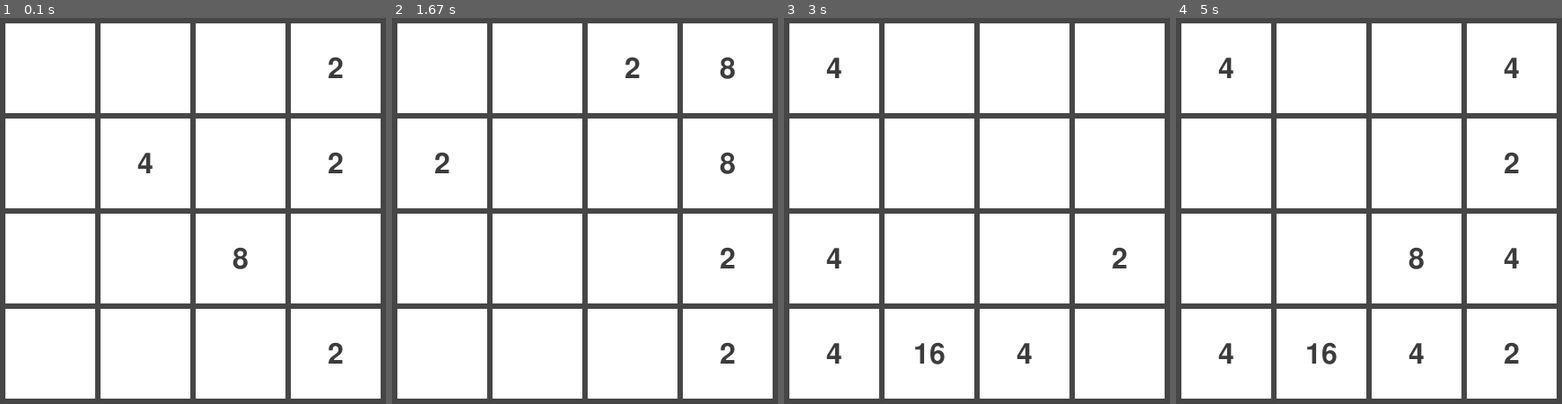
Above: before the commit, frames 1-4 (left to right).
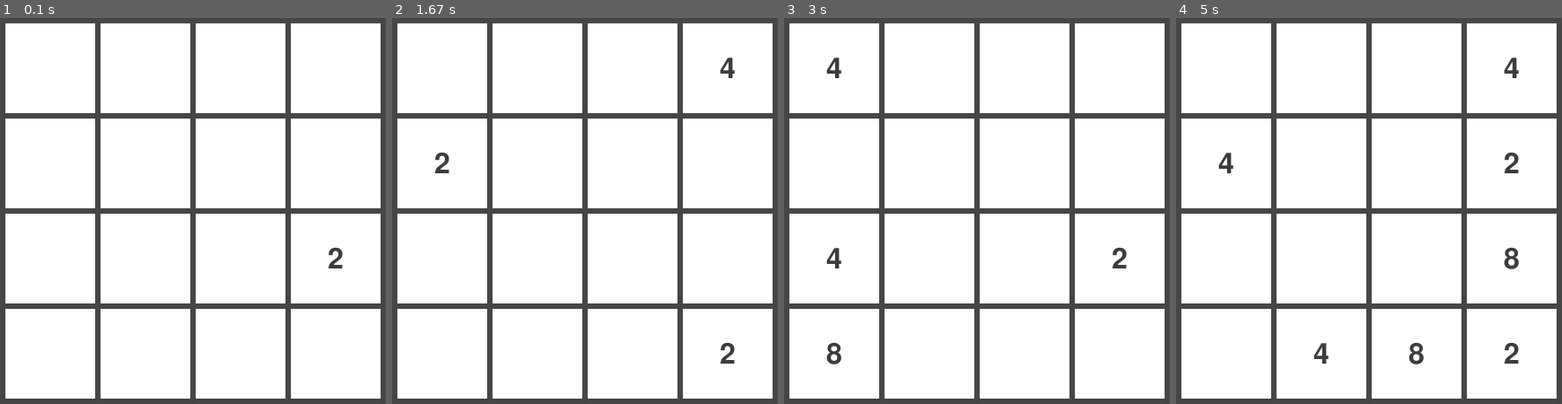
Above: after the commit, the same moments.

Repository: majamin/pygame-2048
Game: pygame game, started from main.py
Two runs of this game, one before a commit and one after it. Both use one fixed random seed, a clock stepped at 60 frames per second and the inputs below.
Inputs:
- Up to frame 1 (0.1 s): no input
- Up to frame 2 (1.67 s): hold Right 0.33-0.8 s; hold Up 0.83-1.13 s; hold Right 1.17-1.63 s
- Up to frame 3 (3 s): hold Left 1.67-2.2 s; hold Down 2.23-2.53 s; hold Left 2.57-2.97 s
- Up to frame 4 (5 s): hold Up 3-3.37 s; hold Right 3.4-4.03 s; hold Down 4.07-4.43 s; hold Left 4.47-4.93 s; hold Right from 4.97 s (still down)

The runs differ from the first frame. In frame 1, 0.8% of the frame differs, in the area x 35-89%, y 10-90%; in frame 2, 0.5%; in frame 3, 0.5%; in frame 4, 1.0%, in the area x 10-89%, y 10-90%.

Commit message:
good and better

Diff:
--- a/main.py
+++ b/main.py
@@ -167,28 +167,32 @@
 
 
 # shift the board in any direction, but transforming it
-# in the appropriate way first
-def shift_board(board, direction):
+# in the appropriate way first and then transforming it back
+def shift_board(board, direction, spawn=True):
     success = False
 
     # Transform the board
     if direction == LEFT:
         board, success = shift_left(board)
-        board, _ = spawn_on_right(board)
+        if spawn:
+            board, _ = spawn_on_right(board)
     elif direction == RIGHT:
         board = mirror_board(board, RIGHT)
         board, success = shift_left(board)
-        board, _ = spawn_on_right(board)
+        if spawn:
+            board, _ = spawn_on_right(board)
         board = mirror_board(board, LEFT)
     elif direction == UP:
         board = rotate_board(board, UP)
         board, success = shift_left(board)
-        board, _ = spawn_on_right(board)
+        if spawn:
+            board, _ = spawn_on_right(board)
         board = rotate_board(board, DOWN)
     elif direction == DOWN:
         board = rotate_board(board, DOWN)
         board, success = shift_left(board)
-        board, _ = spawn_on_right(board)
+        if spawn:
+            board, _ = spawn_on_right(board)
         board = rotate_board(board, UP)
 
     return (board, success)
@@ -214,41 +218,74 @@
     return (board, success)
 
 
-# Set up a test game board with random (lower) values
-# random_board = [
-#     [random.choice([0, 0, 0, 2, 4, 8]) for _ in range(GRID_SIZE)]
-#     for _ in range(GRID_SIZE)
+# a function that returns a random starting board
+# the starting board should have at least 2 tiles
+def random_board():
+    board = [[0] * GRID_SIZE for _ in range(GRID_SIZE)]
+    for i in range(GRID_SIZE):
+        for j in range(GRID_SIZE):
+            if random.random() < 0.15:
+                board[i][j] = 2
+    # check to see if the board is empty
+    if sum([sum(row) for row in board]) == 0:
+        return random_board()
+    else:
+        return board
+
+
+# Main game loop
+def main(board=random_board()):
+    running = True
+    while running:
+        for event in pygame.event.get():
+            if event.type == QUIT:
+                pygame.quit()
+                sys.exit()
+            # if the left key is pressed, shift the board left
+            if event.type == pygame.KEYDOWN:
+                if event.key in (
+                    pygame.K_LEFT,
+                    pygame.K_RIGHT,
+                    pygame.K_UP,
+                    pygame.K_DOWN,
+                ):
+                    board, _ = shift_board(board, KEY_TO_DIRECTION[event.key])
+
+        # Draw the background
+        window_surface.fill(BACKGROUND_COLOR)
+
+        # Draw the board
+        draw_board(window_surface, board)
+
+        # Draw the window onto the screen
+        pygame.display.update()
+        clock.tick(FPS)
+
+
+if __name__ == "__main__":
+    main()
+
+# NOTE: not yet implemented
+# Create some tests
+# test_board = [
+#     [0, 0, 0, 2],
+#     [0, 4, 0, 2],
+#     [0, 0, 8, 0],
+#     [0, 0, 0, 2],
 # ]
-
-# Test board
-board = [
-    [0, 0, 0, 2],
-    [0, 4, 0, 2],
-    [0, 0, 8, 0],
-    [0, 0, 0, 2],
-]
-
-# Main game loop
-while running:
-    for event in pygame.event.get():
-        if event.type == QUIT:
-            pygame.quit()
-            sys.exit()
-        # if the left key is pressed, shift the board left
-        if event.type == pygame.KEYDOWN:
-            if event.key in (pygame.K_LEFT, pygame.K_RIGHT, pygame.K_UP, pygame.K_DOWN):
-                board, _ = shift_board(board, KEY_TO_DIRECTION[event.key])
-            if event.key == pygame.K_LEFTBRACKET:
-                board = rotate_board(board, UP)
-            if event.key == pygame.K_RIGHTBRACKET:
-                board = rotate_board(board, DOWN)
-
-    # Draw the background
-    window_surface.fill(BACKGROUND_COLOR)
-
-    # Draw the board
-    draw_board(window_surface, board)
-
-    # Draw the window onto the screen
-    pygame.display.update()
-    clock.tick(FPS)
+# assert shift_board(test_board, LEFT, False) == (
+#     [[2, 0, 0, 0], [4, 2, 0, 0], [8, 0, 0, 0], [2, 0, 0, 0]],
+#     True,
+# )
+# assert shift_board(test_board, RIGHT, False) == (
+#     [[0, 0, 0, 2], [0, 0, 4, 2], [0, 0, 0, 8], [0, 0, 0, 2]],
+#     True,
+# )
+# assert shift_board(test_board, UP, False) == (
+#     [[0, 4, 8, 2], [0, 0, 8, 0], [0, 0, 0, 2], [0, 0, 0, 0]],
+#     True,
+# )
+# assert shift_board(test_board, DOWN, False) == (
+#     [[0, 0, 0, 0], [0, 0, 0, 0], [0, 0, 0, 2], [0, 4, 8, 4]],
+#     True,
+# )
